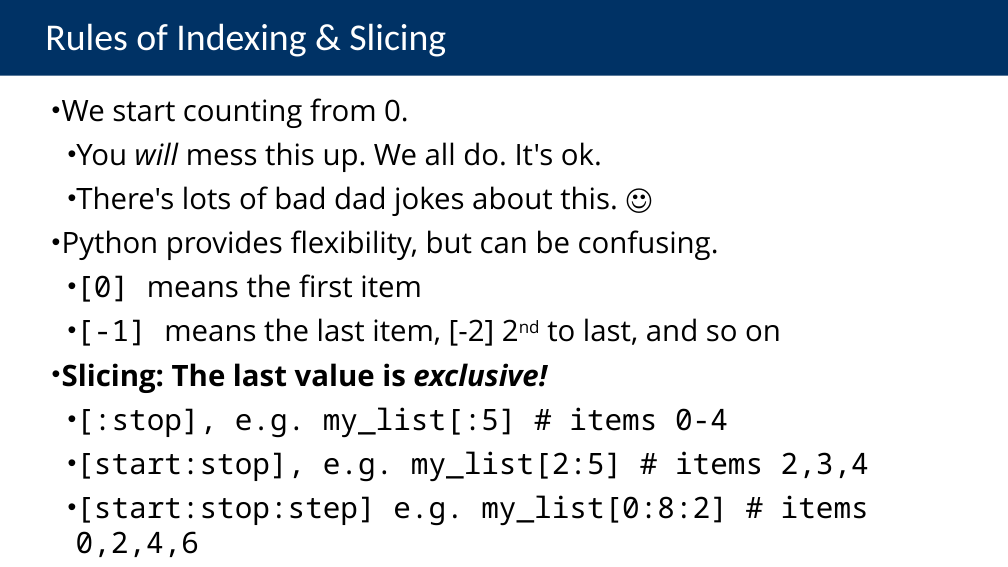
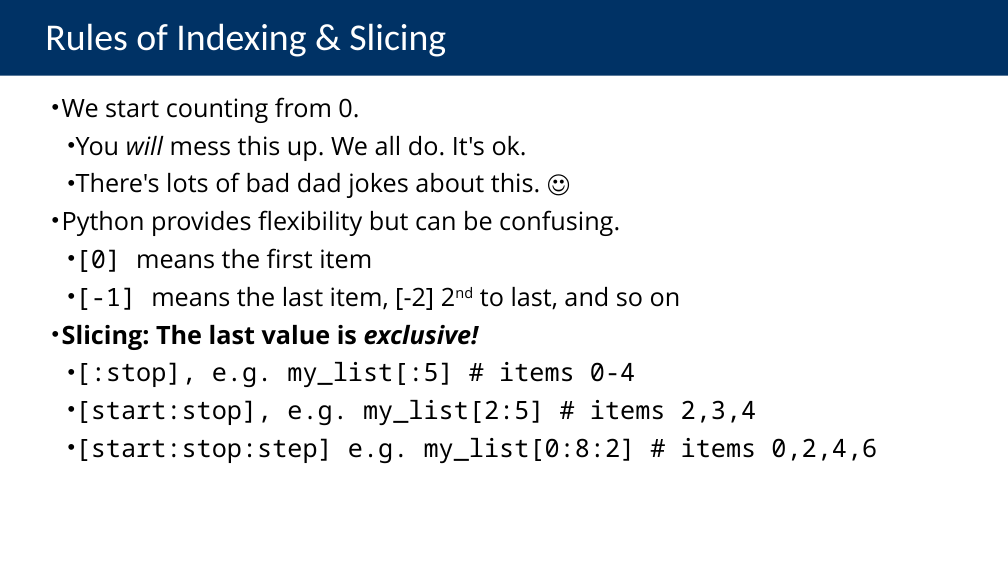
Before and after one commit to cs88-website/sp24, a slide deck: slide 37 of assets/slides/sp24/04-Sequences.pptx (slide 23 before the commit). Drawn at 1008x567 pixels with LibreOffice and Linux fonts; fonts in the diff are those of the drawing. Boxes give left, top, right and bottom in pixels: in the first picture for what was removed or moved away, otherwise in the second. Text is boxed around its words. In the diff, an @@ line names an element or a change of style, - is before the commit and + after.

```diff
--- a/assets/slides/sp24/04-Sequences.pptx
+++ b/assets/slides/sp24/04-Sequences.pptx
@@ text at [62, 97, 877, 463]: size 28 to 24 pt in "We start counting from 0.", "You will mess this up. We all ...", "There's lots of bad dad jokes about ...", "[0] means the first item" and 5 more places; less space between paragraphs @@
@@ text at [62, 210, 620, 236]: text changed; size 28 to 24 pt @@
-• Python provides flexibility, but can be confusing.
+• Python provides flexibility but can be confusing.
```
Also in this commit, not shown: 17 other slides changed, 17 slides added, 2 slides removed, 41 other files.
